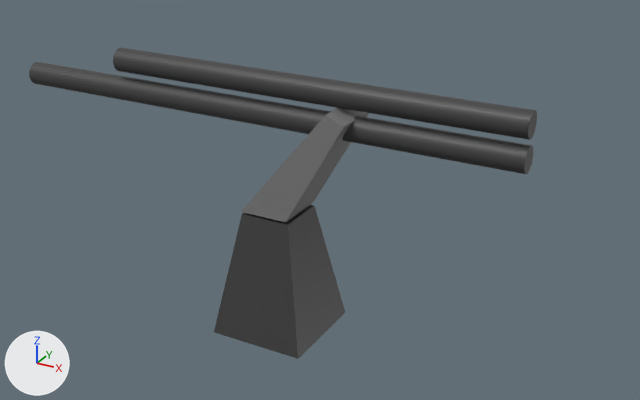
The glTF model scenery/models/gunAA.glb: old version first, new version second.
Camera for both pictures: a 50 mm camera at (6.9, -11.16, 8.06) aimed at (0.57, 0.35, 2.3). Lighting does not change. The marker at lower left points along +X, +Y and +Z. The older version comes first. Both versions are drawn at frame 90 of the action 'rotatorAction'; the numbers are the values there.

Objects in the first picture: 'barrel', 'base', 'rotator'.
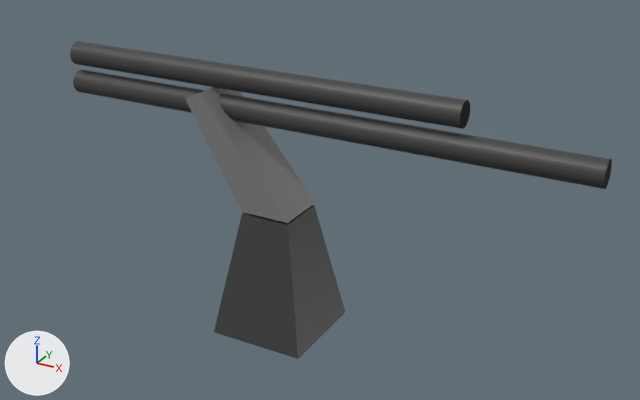
Patch to the scene script:
```diff
--- a/scenery/models/gunAA.glb.py
+++ b/scenery/models/gunAA.glb.py
@@ ob_rotator @@
 ob_rotator.location = (0.0, 0.0, 2.25)
-ob_rotator.rotation_euler = (0.0, 0.0, 1.571)  # degrees (0, 0, 90)
+ob_rotator.rotation_euler = (0.0, 0.0, -1.571)  # degrees (0, 0, -90)
```

Location of each change, (x1, y1, x2, y2) in pixels of the pictures (640 x 400 px):
'barrel', turned: before (29, 48, 537, 174); after (70, 41, 612, 189)
'rotator', turned: before (241, 108, 369, 222); after (185, 87, 315, 223)
